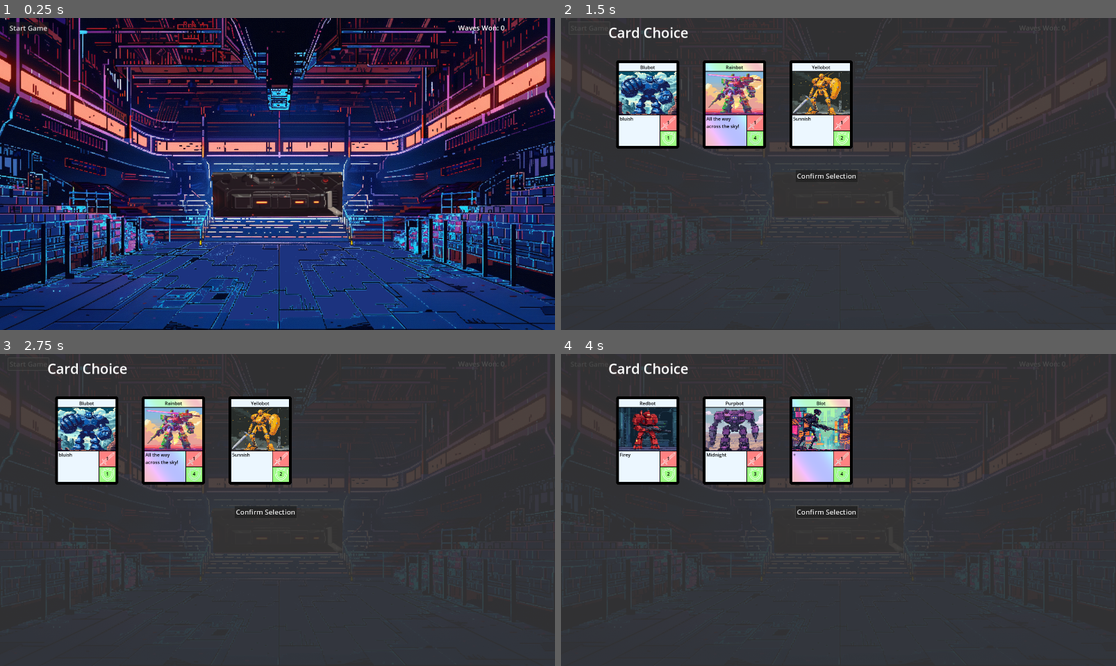
Above: before the commit, frames 1-4 (two rows, left to right).
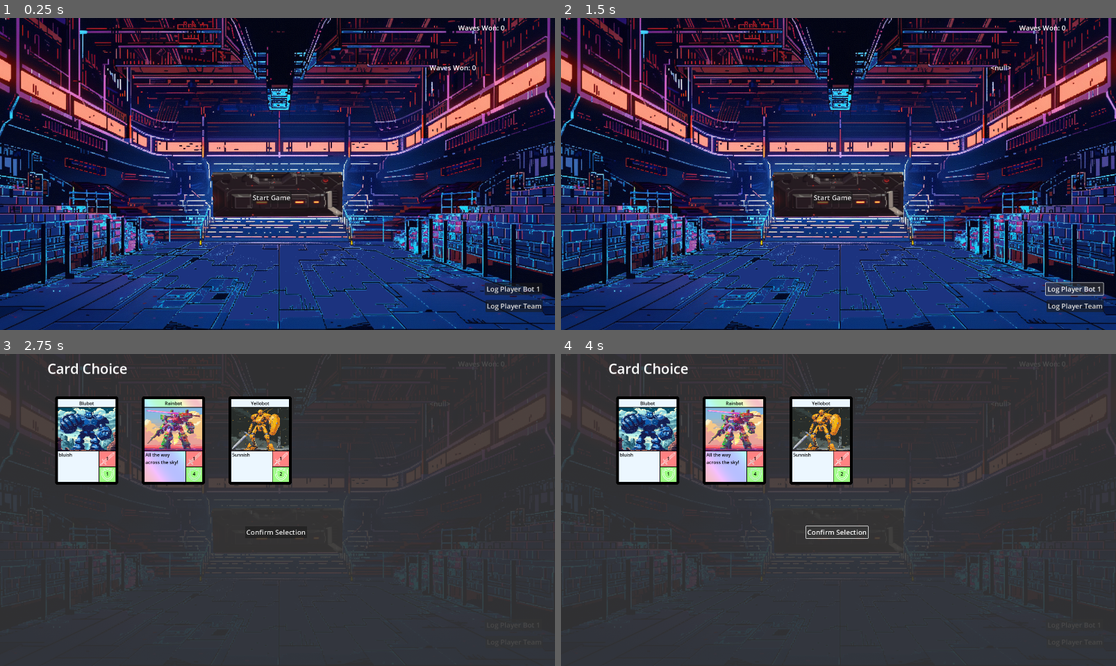
Above: after the commit, the same moments.

Repository: super-Colin/ODD-bots
Game: Godot game, scene res://backend.tscn
Two runs of this game, one before a commit and one after it. Both use one fixed random seed, a clock stepped at 60 frames per second and the inputs below.
Inputs (mouse positions are in pixels of both pictures, inside the frame that each line leads up to):
- Up to frame 1 (0.25 s): no input
- Up to frame 2 (1.5 s): click (1077, 305) at 0.5 s, where only the run after the commit has a clickable "Log Player Team"; click "Start Game" (after the commit: "Log Player Bot 1") at 1.25 s
- Up to frame 3 (2.75 s): click "Start Game" at 2 s
- Up to frame 4 (4 s): click "Confirm Selection" at 2.75 s; click "Confirm Selection" at 3.5 s

The runs differ from the first frame. In frame 1, 1.0% of the frame differs, in the area x 1-98%, y 1-95%; in frame 2, 96%, in the area x 0-100%, y 0-100%; in frame 3, 0.2%; in frame 4, 6.4%.
Error before the commit: Invalid call. Nonexistent function 'toDict' in base 'Nil'. (res://backend.gd:68)
Error after the commit: Invalid call. Nonexistent function 'getBot' in base 'Nil'. (res://ui.gd:22)

Commit message:
battle scene works, need to rework how global team is handled

Diff:
--- a/backend.gd
+++ b/backend.gd
@@ -19,7 +19,7 @@
 	Globals.gameOver = false
 	var loopPhase=0
 	while not Globals.gameOver:
-		await proccessGameplayLoopPhase(loopPhase)
+		await proccessGameplayLoopPhase(loopPhase) # TODO move this while loop into the function?
 		loopPhase +=1
 
 
@@ -32,8 +32,8 @@
 # ~~~~~ Player Bot Card Choice ~~~~~
 	var newBotChoiceDict = await givePlayerBotChoice(3)
 	#print("new bot addition is : ", newBotChoiceDict)
-	Globals.playerTeam.addBotToTeam(newBotChoiceDict)
-	print("player team in phase ", loopPhase, ", team: ", Globals.playerTeam)
+	Globals.playerTeam.addBotToLineup(newBotChoiceDict)
+	#print("player team in phase ", loopPhase, ", team: ", Globals.playerTeam)
 # ~~~~~ Player Edit Lineup ~~~~~
 	var lineup = lineupEditScene.instantiate()
 	$'.'.add_child(lineup)
@@ -41,17 +41,22 @@
 	#print("player team after editing, ", Globals.playerLineup)
 # ~~~~~ Create Enemy Lineup ~~~~~
 	assembleRandomTeam(loopPhase)
-	print("ENEMY team in phase ", loopPhase, ", team: ", Globals.enemyTeam)
+	#print("ENEMY team in phase ", loopPhase, ", team: ", Globals.enemyTeam)
 # ~~~~~ Start Battle ~~~~~
 	var battle = battleScene.instantiate()
 	$'.'.add_child(battle)
-	await battle.battleFinished
-	#Events.mode_gameOver.emit()
+	var playerWon = await battle.battleFinished
+	if playerWon:
+		print("player won the battle")
+		Globals.sessionScore += 1
+	else:
+		Events.mode_gameOver.emit()
+	battle.queue_free()
+	return
 
-
-func assembleRandomTeam(numberOfBots = 1):
+func assembleRandomTeam(_numberOfBots = 1):
 	Globals.enemyTeam = Team.new()
-	Globals.enemyTeam.addBotToTeam(makeRandomBotDict())
+	Globals.enemyTeam.addBotToLineup(makeRandomBotDict())
 
 
 func givePlayerBotChoice(_choices=3):
@@ -64,7 +69,7 @@
 	newChoiceScene.setCardChoices(cardOptions)
 	%GameBits.add_child(newChoiceScene)
 	var resultDict = await newChoiceScene.selection
-	print("choice result is ", resultDict)
+	#print("choice result is ", resultDict)
 	resultDict = resultDict.toDict()
 	newChoiceScene.queue_free()
 	#print("choice result after queueing is ", resultDict)
--- a/battle.gd
+++ b/battle.gd
@@ -1,6 +1,6 @@
 extends Node2D
 
-signal battleFinished(playerWon)
+signal battleFinished(playerWon:bool)
 
 var cardScene = preload("res://card.tscn")
 
@@ -8,13 +8,40 @@
 @onready var enemyDisplayRectWidth = %EnemyDisplayArea/Area.shape.size.x
 
 
+var attack_started = false;
+
 
 func _ready():
 	playOutBattle()
 
 
 func playOutBattle():
-	pass
+	var playerWon = null
+	while playerWon == null:
+		#print('playerWon is null')
+		if attack_started:
+			print("Not attacking, attack code running in background")
+			return
+		else:
+			attack_started = true
+			renderPLayerTeam()
+			renderEnemyTeam()
+			var playerAttack = Globals.playerTeam.getTeamDamage()
+			var enemyAttack = Globals.enemyTeam.getTeamDamage()
+			print("playerAttack is: ", playerAttack)
+			print("enemyAttack is: ", enemyAttack)
+			Globals.enemyTeam.takeAttack(playerAttack)
+			Globals.playerTeam.takeAttack(enemyAttack)
+
+			attack_started = false
+			if Globals.enemyTeam.isDefeated():
+				playerWon = true
+				print("player won the battle")
+				battleFinished.emit(playerWon)
+			if Globals.playerTeam.isDefeated():
+				battleFinished.emit(false)
+				Events.game_over.emit()
+			await get_tree().create_timer(0.5).timeout # wait for 1 second
 
 
 
@@ -31,11 +58,11 @@
 
 
 func renderPLayerTeam():
-	print("fillLineup team is ", Globals.playerTeam.team)
+	print("fillLineup team is ", Globals.playerTeam.getTeam())
 	for lineupPos in Globals.playerTeam.team:
 		print("lineup pos is ", Globals.playerTeam.team[lineupPos])
 		var newCard = cardScene.instantiate()
-		newCard.updateFromDict(Globals.playerTeam.team[lineupPos])
+		newCard.updateFromDict(Globals.playerTeam.team[lineupPos].toDict())
 		var pos = Vector2(playerDisplayRectWidth - (300*lineupPos), 300)
 		newCard.position = pos
 		$'.'.add_child(newCard)
@@ -47,8 +74,8 @@
 	for lineupPos in Globals.playerTeam.team:
 		print("lineup pos is ", Globals.playerTeam.team[lineupPos])
 		var newCard = cardScene.instantiate()
-		newCard.updateFromDict(Globals.playerTeam.team[lineupPos])
-		var pos = Vector2(enemyDisplayRectWidth - (300*lineupPos), 300)
+		newCard.updateFromDict(Globals.playerTeam.team[lineupPos].toDict())
+		var pos = Vector2(enemyDisplayRectWidth + ((enemyDisplayRectWidth / 3) *lineupPos), 300)
 		newCard.position = pos
 		$'.'.add_child(newCard)
 		print("position is ", pos)
--- a/bot_class.gd
+++ b/bot_class.gd
@@ -4,9 +4,9 @@
 signal died
 
 var mainDictTemplate = { # "me"
-	"label":"label",
+	"label":"defualt label",
 	"sprite":null,
-	"description":"description",
+	"description":"default description",
 
 	"baseHealth":1,
 	"totalHealth":1,
@@ -20,11 +20,15 @@
 	"attach2":"attach2",
 
 	"dead":false,
-	"lineupPosition":1
+	"lineupPosition":1,
+
+	"currentInstanceRef":null
 }
 
 
-var me
+var me = {}
+
+
 
 
 func _init(inputDict = null):
@@ -32,19 +36,30 @@
 		me = inputDict
 	else:
 		me = mainDictTemplate
+	if not me.has("totalHealth"):
+		me.totalHealth = me.baseHealth
+	if not me.has("totalAttack"):
+		me.totalAttack = me.baseAttack
+	me.remainingHealth = me.totalHealth
 
 
 func outgoingAttack():
 	if isDead():
 		return {"damage":0, "fromPosition":1, "toPosition":1}
-	#return {"damage":attack, "fromPosition":1, "toPosition":1}
+	return {"damage":me.totalAttack, "fromPosition":1, "toPosition":1}
 
 func takeIncomingAttacks(atkDict):
-	print("bot with health : , ", me.health, " taking (atkDict) ", atkDict, " damage")
-	me.health -= atkDict.damage
-	if me.health <= 0:
+	#print("bot with health : , ", me.remainingHealth, " taking (atkDict) ", atkDict, " damage")
+	me.remainingHealth -= atkDict.damage
+	if me.remainingHealth <= 0:
 		me.dead = true
 
 func isDead():
-	if me.health <= 0:
+	if me.remainingHealth <= 0:
 		return true
+
+
+
+
+func toDict():
+	return me
--- a/card_choice.gd
+++ b/card_choice.gd
@@ -18,9 +18,10 @@
 
 
 func confirmedSelection():
-	var tween = create_tween()
-	tween.tween_property($ColorRect, "color", Color("36363600"), Globals.config_sceneTransitionTime)
-	selection.emit(lastSelection)
+	if lastSelection:
+		var tween = create_tween()
+		tween.tween_property($ColorRect, "color", Color("36363600"), Globals.config_sceneTransitionTime)
+		selection.emit(lastSelection)
 
 
 
@@ -35,7 +36,7 @@
 		newCard.updateFromDict(choiceDict)
 		var pos = Vector2(300*cardNum+300, 300)
 		newCard.position = pos
-		print("position is ", pos)
+		#print("position is ", pos)
 		$'.'.add_child(newCard)
 		connectSignalsFromCard(newCard)
 		choiceInstances.push_back(newCard)
--- a/card_choice.tscn
+++ b/card_choice.tscn
@@ -20,9 +20,9 @@
 text = "Card Choice"
 
 [node name="ConfirmSelection" type="Button" parent="."]
-offset_left = 812.0
-offset_top = 526.0
-offset_right = 958.0
-offset_bottom = 557.0
+offset_left = 848.0
+offset_top = 596.0
+offset_right = 1061.0
+offset_bottom = 638.0
 theme_override_font_sizes/font_size = 24
 text = "Confirm Selection"
--- a/events.gd
+++ b/events.gd
@@ -24,3 +24,4 @@
 
 
 signal debug_message(msg)
+signal debug_playerTeam
--- a/lineup_edit.gd
+++ b/lineup_edit.gd
@@ -9,22 +9,32 @@
 
 
 func _ready():
-	print("rect width is ", displayRectWidth)
+	#print("rect width is ", displayRectWidth)
 	Events.mode_editLineup.emit()
 	%Confirm.pressed.connect(_updateConfirmed)
 	fillLineup()
 
 
+#func fillLineupWithDict():
+	##print("fillLineup team is ", Globals.playerTeam.team)
+	#for lineupPos in Globals.playerTeam.team:
+		##print("lineup pos is ", Globals.playerTeam.team[lineupPos])
+		#var newCard = cardScene.instantiate()
+		#newCard.updateFromDict(Globals.playerTeam.team[lineupPos])
+		#var pos = Vector2(displayRectWidth - (300*lineupPos), 300)
+		#newCard.position = pos
+		#$'.'.add_child(newCard)
+		##print("position is ", pos)
 func fillLineup():
-	print("fillLineup team is ", Globals.playerTeam.team)
+	#print("fillLineup team is ", Globals.playerTeam.team)
 	for lineupPos in Globals.playerTeam.team:
-		print("lineup pos is ", Globals.playerTeam.team[lineupPos])
+		#print("lineup pos is ", Globals.playerTeam.team[lineupPos])
 		var newCard = cardScene.instantiate()
-		newCard.updateFromDict(Globals.playerTeam.team[lineupPos])
+		newCard.updateFromDict(Globals.playerTeam.team[lineupPos].toDict())
 		var pos = Vector2(displayRectWidth - (300*lineupPos), 300)
 		newCard.position = pos
 		$'.'.add_child(newCard)
-		print("position is ", pos)
+		#print("position is ", pos)
 
 
 func swapPositions(pos1, pos2):
@@ -39,7 +49,7 @@
 func _updateConfirmed():
 	lineupConfirmed.emit()
 	$'.'.queue_free()
-	print("freed")
+	#print("freed")
 
 
 
--- a/team.gd
+++ b/team.gd
@@ -1,10 +1,10 @@
 
 class_name Team
 
-var mainDictTemplate = { # "me"
-	#"1":null, # bot dictionary
-	#"2":null, # bot dictionary
-	#"3":null, # bot dictionary
+var teamDictTemplate = { # "me"
+	"1":null, # bot dictionary
+	"2":null, # bot dictionary
+	"3":null, # bot dictionary
 } # the key is the position in the lineup, it is important
 
 var team = {}
@@ -14,20 +14,48 @@
 	if inputDict:
 		team = inputDict
 	else:
-		team = mainDictTemplate
+		#print("team init'd without an input dict")
+		#team = mainDictTemplate
+		pass
 
 func getTeam():
 	return team
 
 
 func getTeamDamage():
+	#print("getTeamDamage current team dict is : ", team)
+	return team[1].outgoingAttack()
+
+
+func getBot(pos):
+	if team.has(pos):
+		return team[pos]
+
+func isDefeated():
+	for lPos in team:
+		if team[lPos].isDead():
+			return true
+	return false
+
+func resetDefeat():
 	pass
 
 
+func takeAttack(attackDict):
+	print("team taking attack : ", attackDict)
+	team[1].takeIncomingAttacks(attackDict)
 
+## without creating an instance of the bot class
+#func addBotToLineup(bot:Dictionary):
+	#var pos = team.size() + 1
+	#if pos > Globals.config_maxBotsPerTeam:
+		#return
+	#bot.position = pos
+	#team[pos] = bot
 
-
-func addBotToTeam(bot:Dictionary):
+func addBotToLineup(bot:Dictionary):
 	var pos = team.size() + 1
+	if pos > Globals.config_maxBotsPerTeam:
+		return
 	bot.position = pos
-	team[ team.size() + 1] = bot
+	team[pos] = Bot.new(bot)
--- a/ui.gd
+++ b/ui.gd
@@ -9,7 +9,17 @@
 	Events.mode_battle.connect(hideMainMenu)
 	Events.mode_gameOver.connect(showGameOver)
 	Events.ui_hideMainMenu.connect(hideMainMenu)
+	Events.game_start.connect(hideMainMenu)
+	$Debug.visible = false
+	connectDebugLayer()
 
+
+func connectDebugLayer():
+	$Debug.visible = true
+	%Button_LogPlayerTeam.pressed.connect(func (): Events.debug_playerTeam.emit())
+	%Button_LogPlayerTeam.pressed.connect(func (): print(Globals.playerTeam) )
+	%Button_LogPlayerTeam.pressed.connect(func (): %DebugLabel.text = "%s" % Globals.playerTeam )
+	$Debug/Button_LogPlayerBot1.pressed.connect(func (): %DebugLabel.text = "%s" % Globals.playerTeam.getBot(1) )
 
 
 func showGameOver():
@@ -18,6 +28,6 @@
 
 
 func showMainMenu():
-	$GameOver.visible = true
+	$MainMenu.visible = true
 func hideMainMenu():
-	$GameOver.visible = false
+	$MainMenu.visible = false
--- a/ui.tscn
+++ b/ui.tscn
@@ -27,10 +27,10 @@
 
 [node name="Button_StartGame" type="Button" parent="MainMenu"]
 unique_name_in_owner = true
-offset_left = 29.0
-offset_top = 14.0
-offset_right = 125.0
-offset_bottom = 45.0
+offset_left = 870.0
+offset_top = 601.0
+offset_right = 1007.0
+offset_bottom = 643.0
 theme_override_font_sizes/font_size = 24
 text = "Start Game"
 metadata/_edit_use_anchors_ = true
@@ -56,3 +56,39 @@
 position = Vector2(965, 658)
 scale = Vector2(1.9043, 1.9043)
 texture = ExtResource("5_6abfi")
+
+[node name="Debug" type="Node2D" parent="."]
+
+[node name="Button_LogPlayerTeam" type="Button" parent="Debug"]
+unique_name_in_owner = true
+offset_left = 1680.0
+offset_top = 976.0
+offset_right = 1817.0
+offset_bottom = 1018.0
+theme_override_font_sizes/font_size = 24
+text = "Log Player Team"
+metadata/_edit_use_anchors_ = true
+
+[node name="DebugLabel" type="Label" parent="Debug"]
+unique_name_in_owner = true
+anchors_preset = 1
+anchor_left = 1.0
+anchor_right = 1.0
+offset_left = 1486.0
+offset_top = 155.0
+offset_right = 1948.0
+offset_bottom = 773.0
+grow_horizontal = 0
+theme_override_font_sizes/font_size = 24
+text = "Waves Won: 0"
+autowrap_mode = 2
+
+[node name="Button_LogPlayerBot1" type="Button" parent="Debug"]
+unique_name_in_owner = true
+offset_left = 1677.0
+offset_top = 917.0
+offset_right = 1876.0
+offset_bottom = 959.0
+theme_override_font_sizes/font_size = 24
+text = "Log Player Bot 1"
+metadata/_edit_use_anchors_ = true
